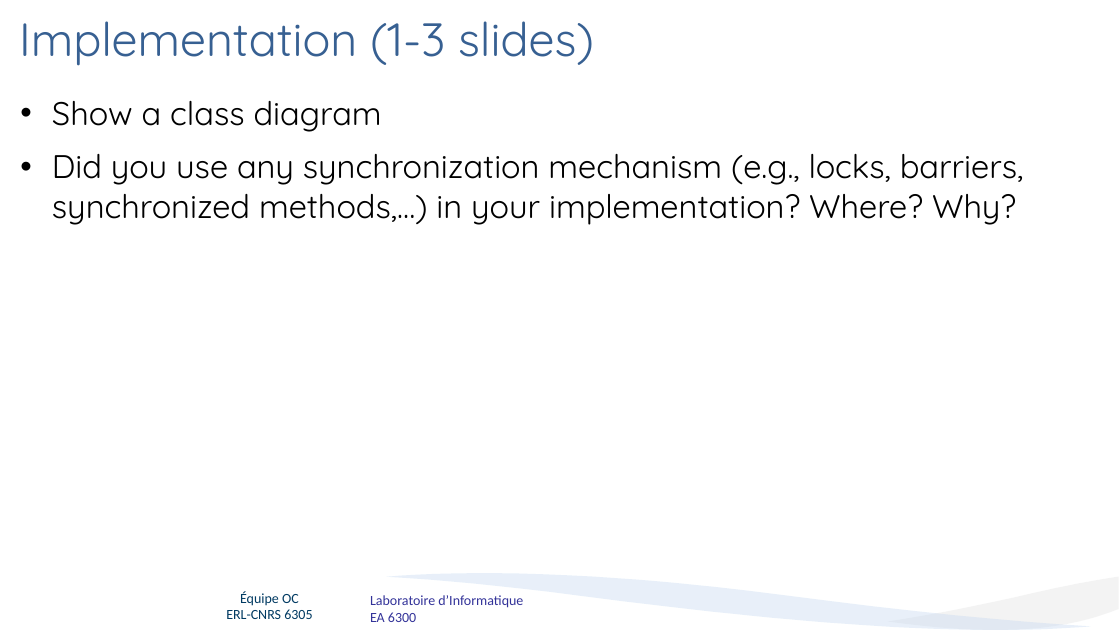
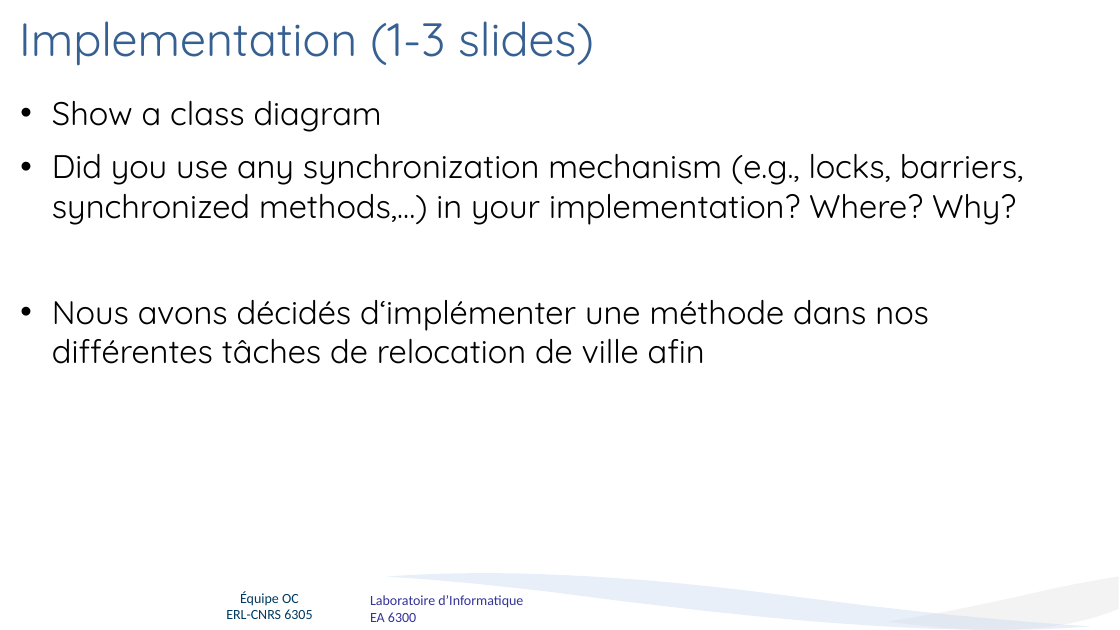
Before and after one commit to T0mat1/ASR_TSP, a slide deck: slide 6 of presentation.pptx (slide 5 before the commit). Drawn at 1120x630 pixels with LibreOffice and Linux fonts; fonts in the diff are those of the drawing; background and template pictures are left out. Boxes give left, top, right and bottom in pixels: in the first picture for what was removed or moved away, otherwise in the second. Text is boxed around its words. In the diff, an @@ line names an element or a change of style, - is before the commit and + after.

```diff
--- a/presentation.pptx
+++ b/presentation.pptx
@@ text at box(52, 300, 929, 364): paragraph added @@
+• Nous avons décidés d‘implémenter une méthode dans nos différentes tâches de relocation de ville afin
```
Also in this commit, not shown: 3 other slides changed, 1 slide added.
